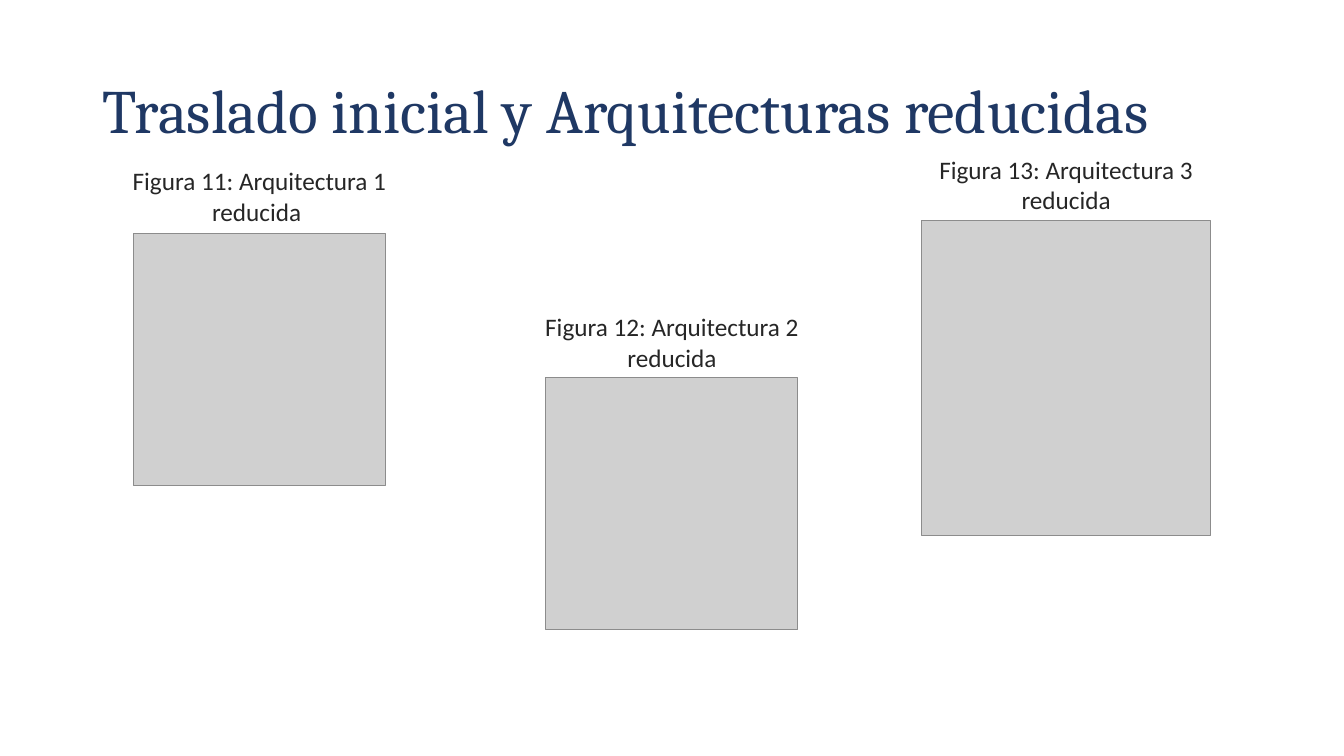
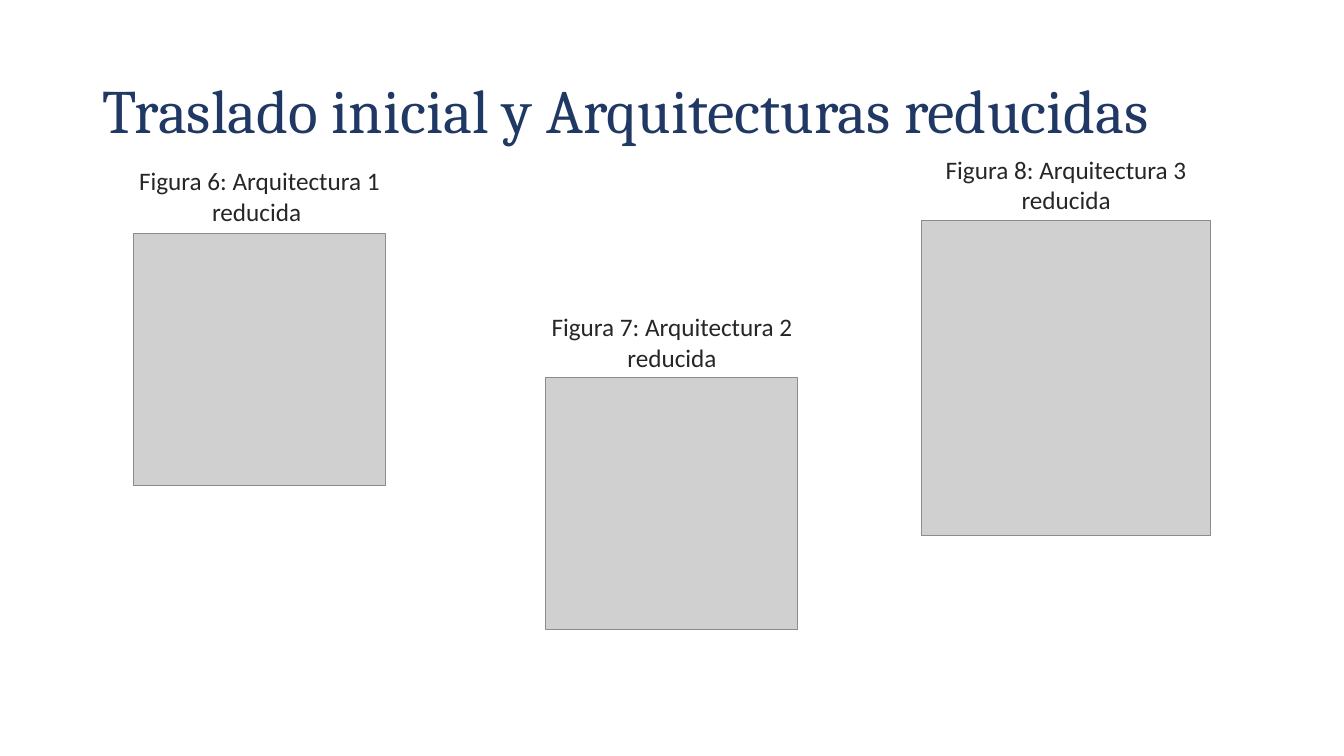
Before and after one commit to Lsandiquesada/TFG_Luis_Diego, a slide deck: slide 8 of Implementacion prueba de concepto FPGA Final.pptx (slide 7 before the commit). Drawn at 1344x756 pixels with LibreOffice and Linux fonts; fonts in the diff are those of the drawing; grey boxes stand for pictures. Boxes give left, top, right and bottom in pixels: in the first picture for what was removed or moved away, otherwise in the second. Text is boxed around its words. In the diff, an @@ line names an element or a change of style, - is before the commit and + after.

```diff
--- a/Implementacion prueba de concepto FPGA Final.pptx
+++ b/Implementacion prueba de concepto FPGA Final.pptx
@@ text at [139, 172, 380, 221]: text changed @@
-Figura 11: Arquitectura 1
-reducida
+Figura 6: Arquitectura 1
+reducida
@@ text at [946, 161, 1186, 209]: text changed @@
-Figura 13: Arquitectura 3
-reducida
+Figura 8: Arquitectura 3
+reducida
@@ text at [552, 318, 792, 367]: text changed @@
-Figura 12: Arquitectura 2
-reducida
+Figura 7: Arquitectura 2
+reducida
```
Also in this commit, not shown: 4 other slides changed, 7 slides added, 3 slides removed.
